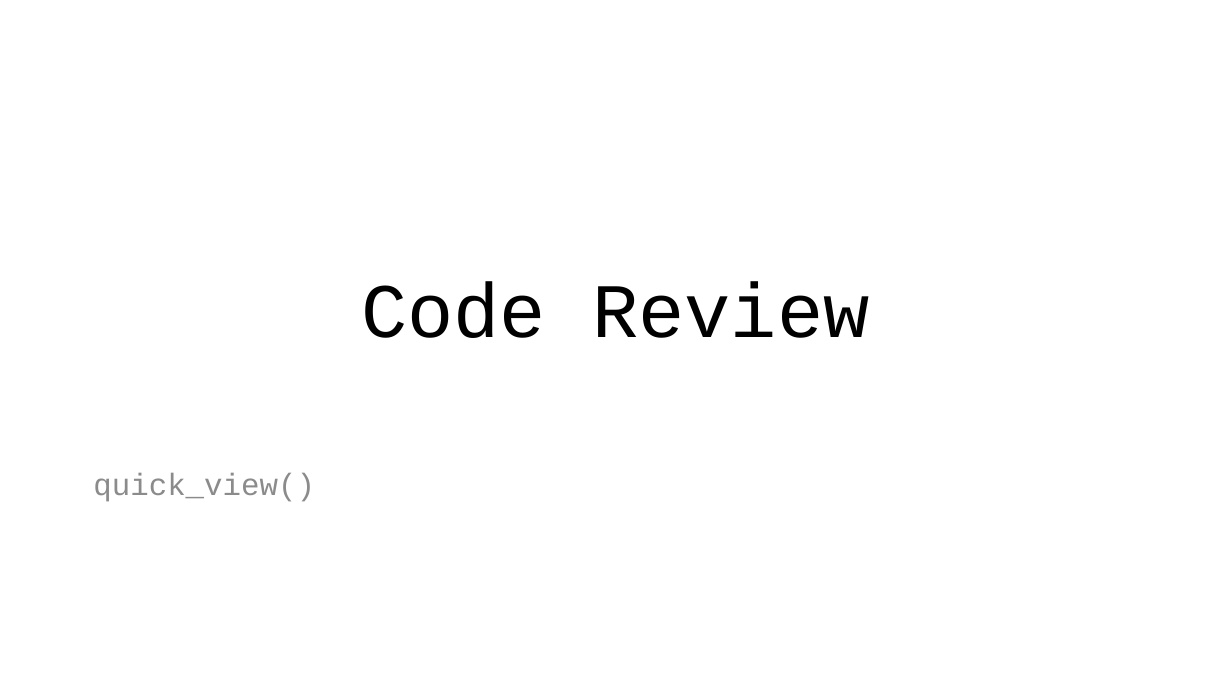
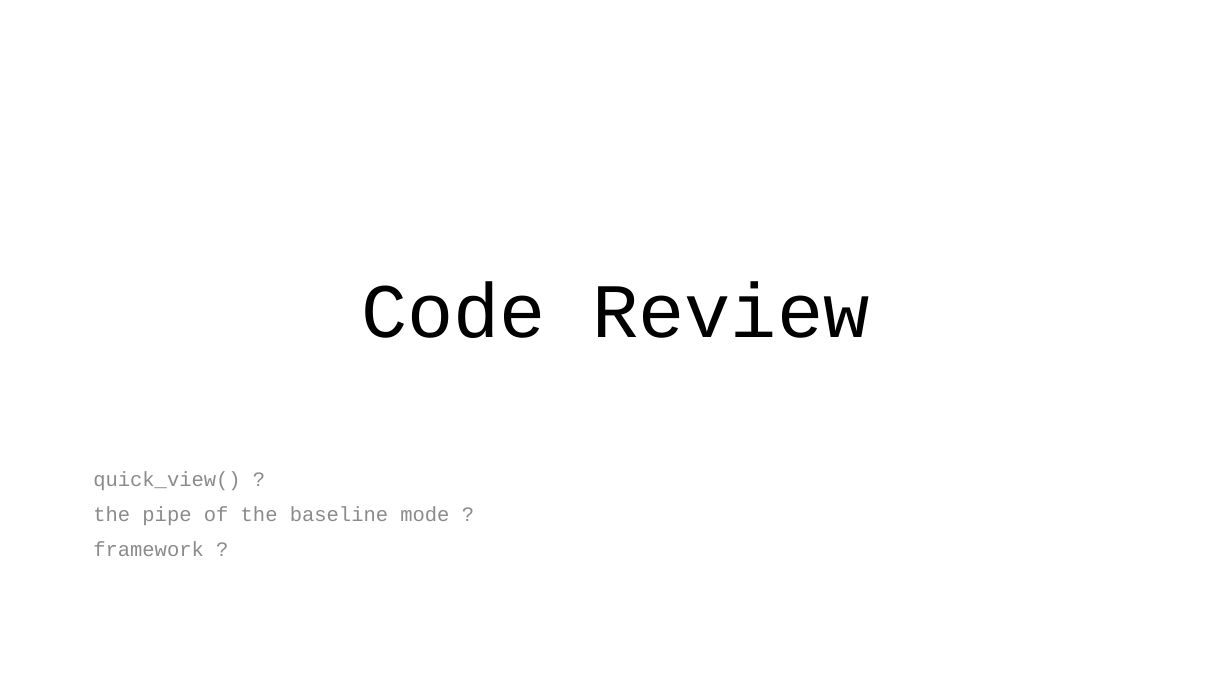
Before and after one commit to 40tude/02_Data-Science_Fullstack_march_2024, a slide deck: slide 10 of 05_supervised_ML/99_Project_Conversion_rate_challenge/01_conversion_rate_challenge.pptx (slide 11 before the commit). Drawn at 1232x693 pixels with LibreOffice and Linux fonts; fonts in the diff are those of the drawing. Boxes give left, top, right and bottom in pixels: in the first picture for what was removed or moved away, otherwise in the second. Text is boxed around its words. In the diff, an @@ line names an element or a change of style, - is before the commit and + after.

```diff
--- a/05_supervised_ML/99_Project_Conversion_rate_challenge/01_conversion_rate_challenge.pptx
+++ b/05_supervised_ML/99_Project_Conversion_rate_challenge/01_conversion_rate_challenge.pptx
@@ text at box(93, 471, 449, 556): text changed; size 24 to 16 pt @@
-quick_view()
+quick_view() ?
+the pipe of the baseline mode ?
+framework ?
```
Also in this commit, not shown: 3 other slides changed, 1 slide removed, 9 other files.
